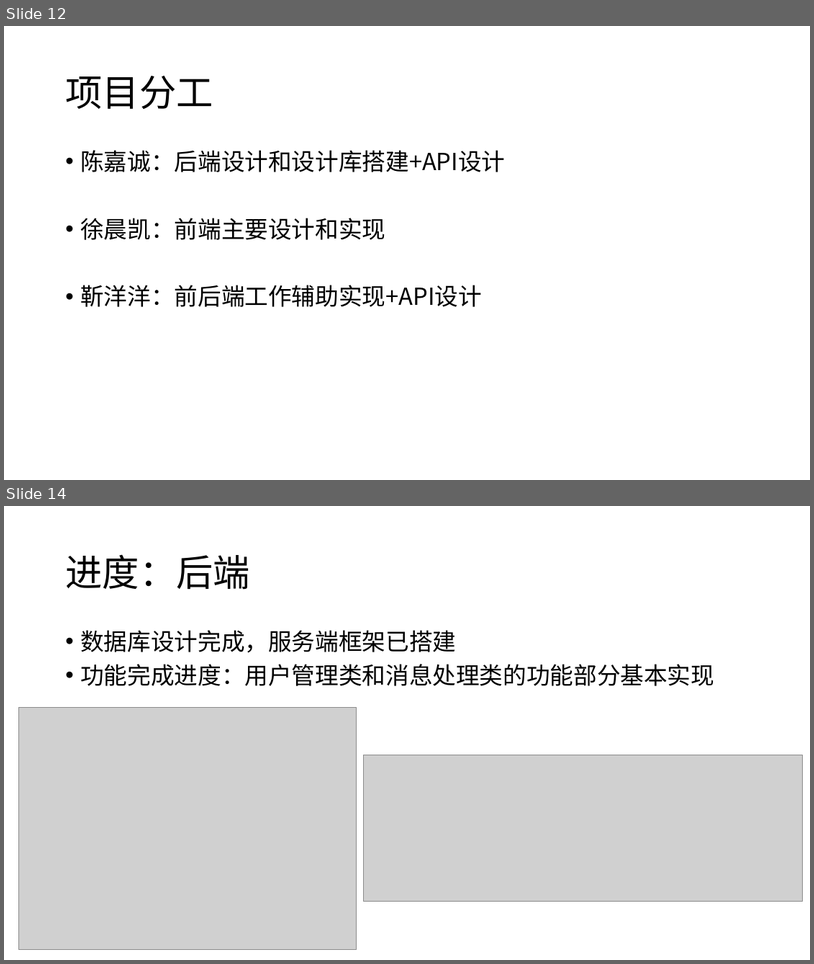
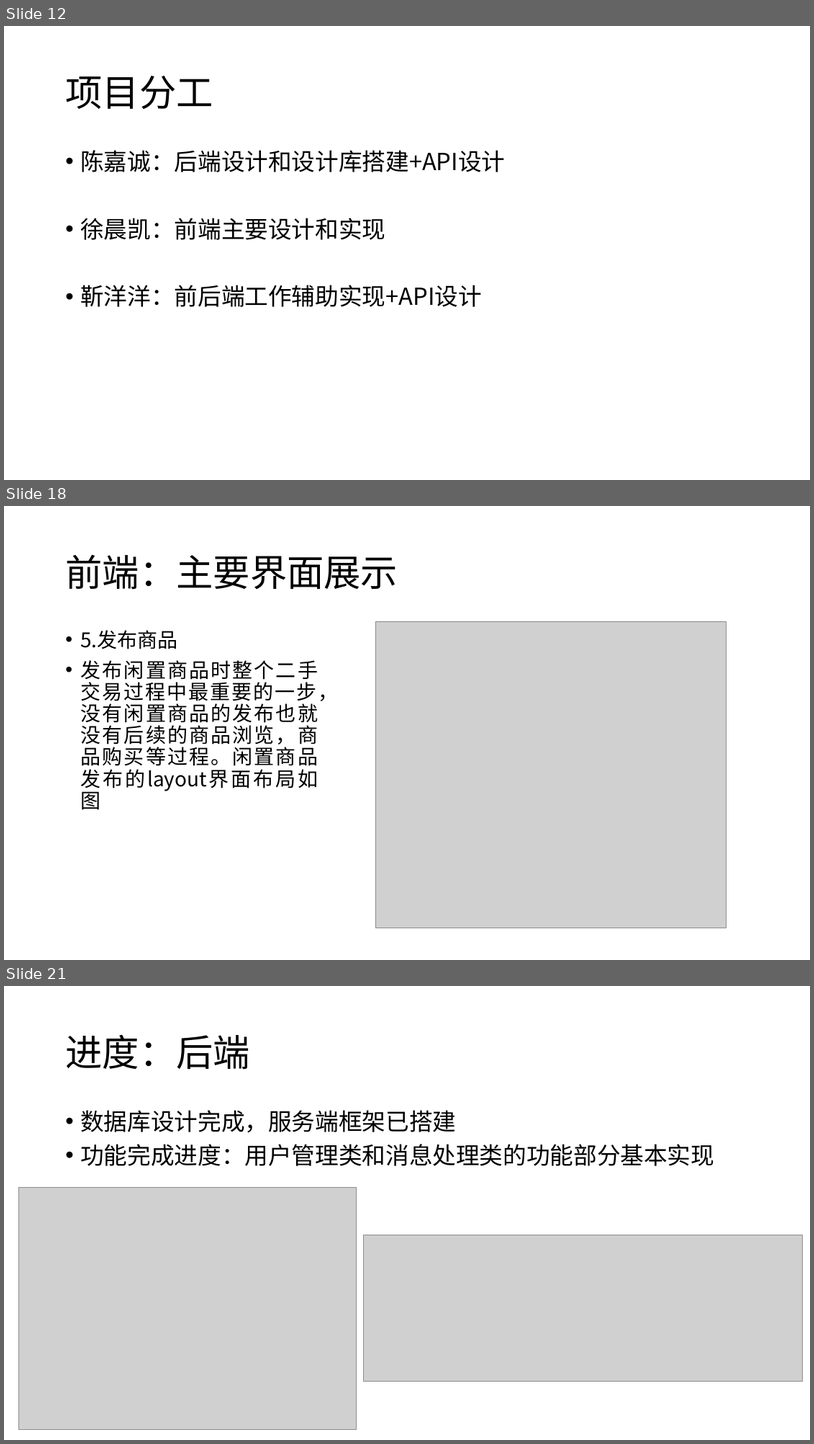
Before and after one commit to Android-Good-Goods/-, a slide deck: design/好物-期中汇报.pptx. Shown one above the other, each under a label of ours: slides 12 and 14 before the commit, slides 12, 18 and 21 after it; the slides between them are not shown. The pictures are 814x964 and 814x1444 pixels, drawn with LibreOffice and Linux fonts; fonts in the diff are those of the drawing; grey boxes stand for pictures. Boxes give left, top, right and bottom in pixels: in the first picture for what was removed or moved away, otherwise in the second. Text is boxed around its words. In the diff, an @@ line names an element or a change of style, - is before the commit and + after.

```diff
--- a/design/好物-期中汇报.pptx
+++ b/design/好物-期中汇报.pptx
@@ slide 18 added at (4, 506, 810, 960), background #FFFFFF @@
@@ title added at (65, 554, 398, 590), 44 pt, text #000000 @@
+前端：主要界面展示
@@ text added at (80, 630, 338, 792), 24 pt, text #000000 @@
+• 5.发布商品
+• 发布闲置商品时整个二手交易过程中最重要的一步，没有闲置商品的发布也就没有后续的商品浏览，商品购买等过程。闲置商品发布的layout界面布局如图
@@ picture added at (376, 621, 726, 928) @@
@@ what was slide 14 is now slide 21 @@
```
Also in this commit, not shown: 1 slide changed, 6 other slides added.
